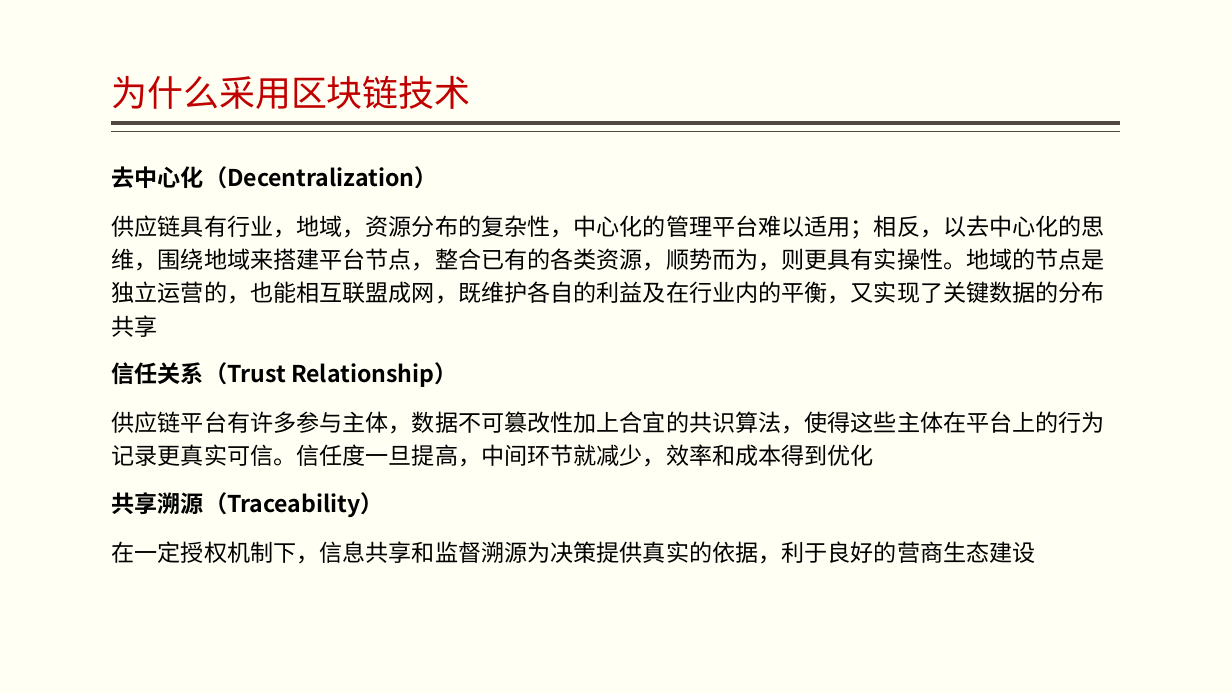
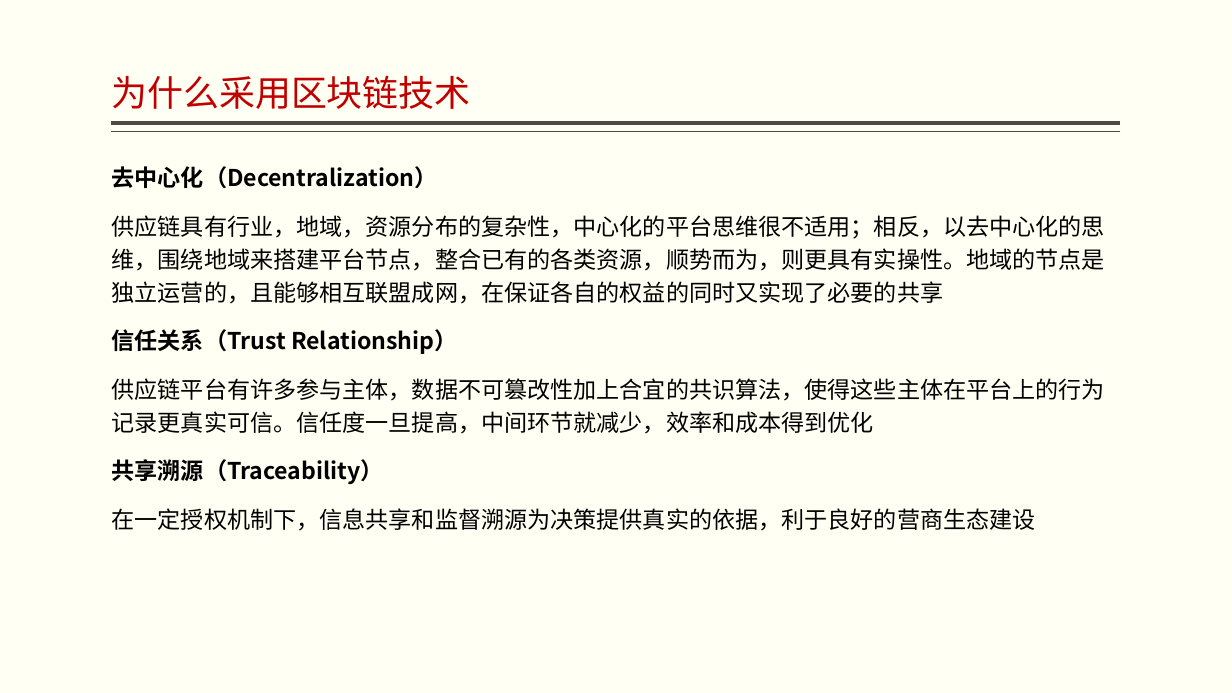
Before and after one commit to jzgi/chainfx, a slide deck: slide 3 of Docs/intro.pptx. Drawn at 1232x693 pixels with LibreOffice and Linux fonts; fonts in the diff are those of the drawing. Boxes give left, top, right and bottom in pixels: in the first picture for what was removed or moved away, otherwise in the second. Text is boxed around its words. In the diff, an @@ line names an element or a change of style, - is before the commit and + after.

```diff
--- a/Docs/intro.pptx
+++ b/Docs/intro.pptx
@@ text at box(112, 215, 1105, 304): text changed @@
-供应链具有行业，地域，资源分布的复杂性，中心化的管理平台难以适用；相反，以去中心化的思维，围绕地域来搭建平台节点，整合已有的各类资源，顺势而为，则更具有实操性。地域的节点是独立运营的，也能相互联盟成网，既维护各自的利益及在行业内的平衡，又实现了关键数据的分布共享
+供应链具有行业，地域，资源分布的复杂性，中心化的平台思维很不适用；相反，以去中心化的思维，围绕地域来搭建平台节点，整合已有的各类资源，顺势而为，则更具有实操性。地域的节点是独立运营的，且能够相互联盟成网，在保证各自的权益的同时又实现了必要的共享
```
Also in this commit, not shown: 2 other slides changed, 15 other files.
